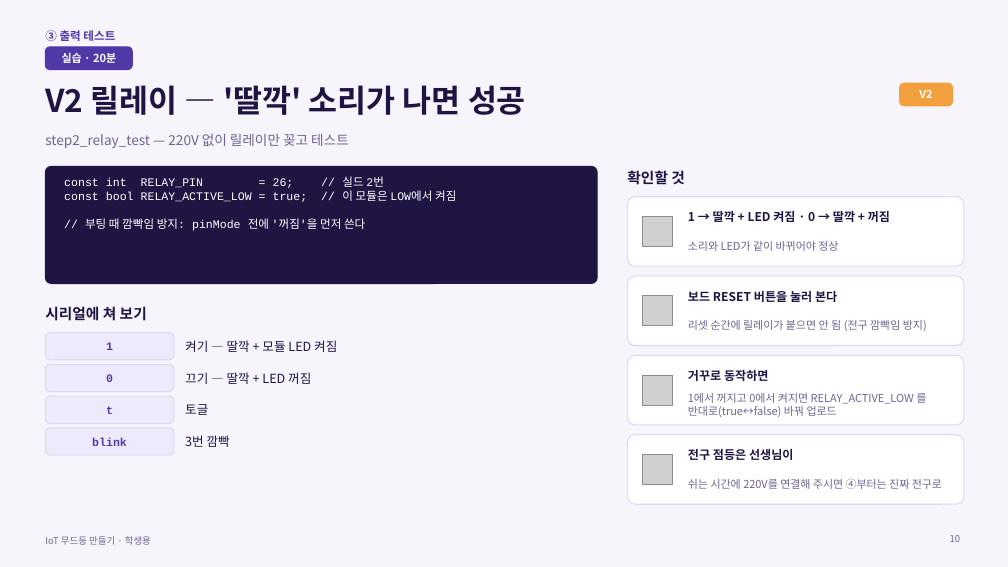
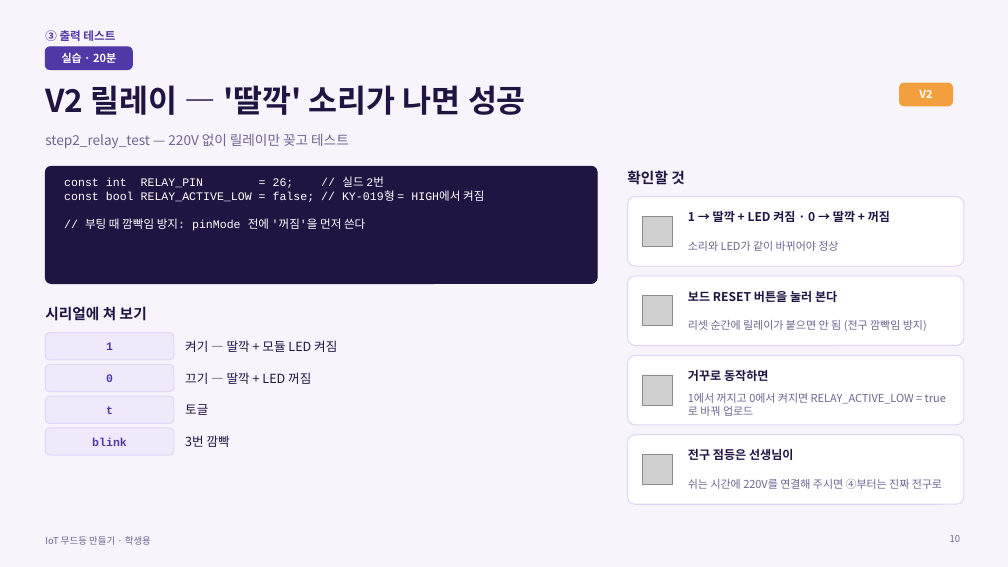
Before and after one commit to ralralra/esp32, a slide deck: slide 10 of iot-mood-lamp/docs/lesson_3h_student.pptx. Drawn at 1008x567 pixels with LibreOffice and Linux fonts; fonts in the diff are those of the drawing; grey boxes stand for pictures. Boxes give left, top, right and bottom in pixels: in the first picture for what was removed or moved away, otherwise in the second. Text is boxed around its words. In the diff, an @@ line names an element or a change of style, - is before the commit and + after.

```diff
--- a/iot-mood-lamp/docs/lesson_3h_student.pptx
+++ b/iot-mood-lamp/docs/lesson_3h_student.pptx
@@ text at bbox=[64, 190, 484, 202]: text changed @@
-const bool RELAY_ACTIVE_LOW = true; // 이 모듈은 LOW에서 켜짐
+const bool RELAY_ACTIVE_LOW = false; // KY-019형 = HIGH에서 켜짐
@@ text at bbox=[688, 393, 946, 416]: text changed @@
-1에서 꺼지고 0에서 켜지면 RELAY_ACTIVE_LOW 를 반대로(true↔false) 바꿔 업로드
+1에서 꺼지고 0에서 켜지면 RELAY_ACTIVE_LOW = true 로 바꿔 업로드
```
Also in this commit, not shown: 11 other files.
